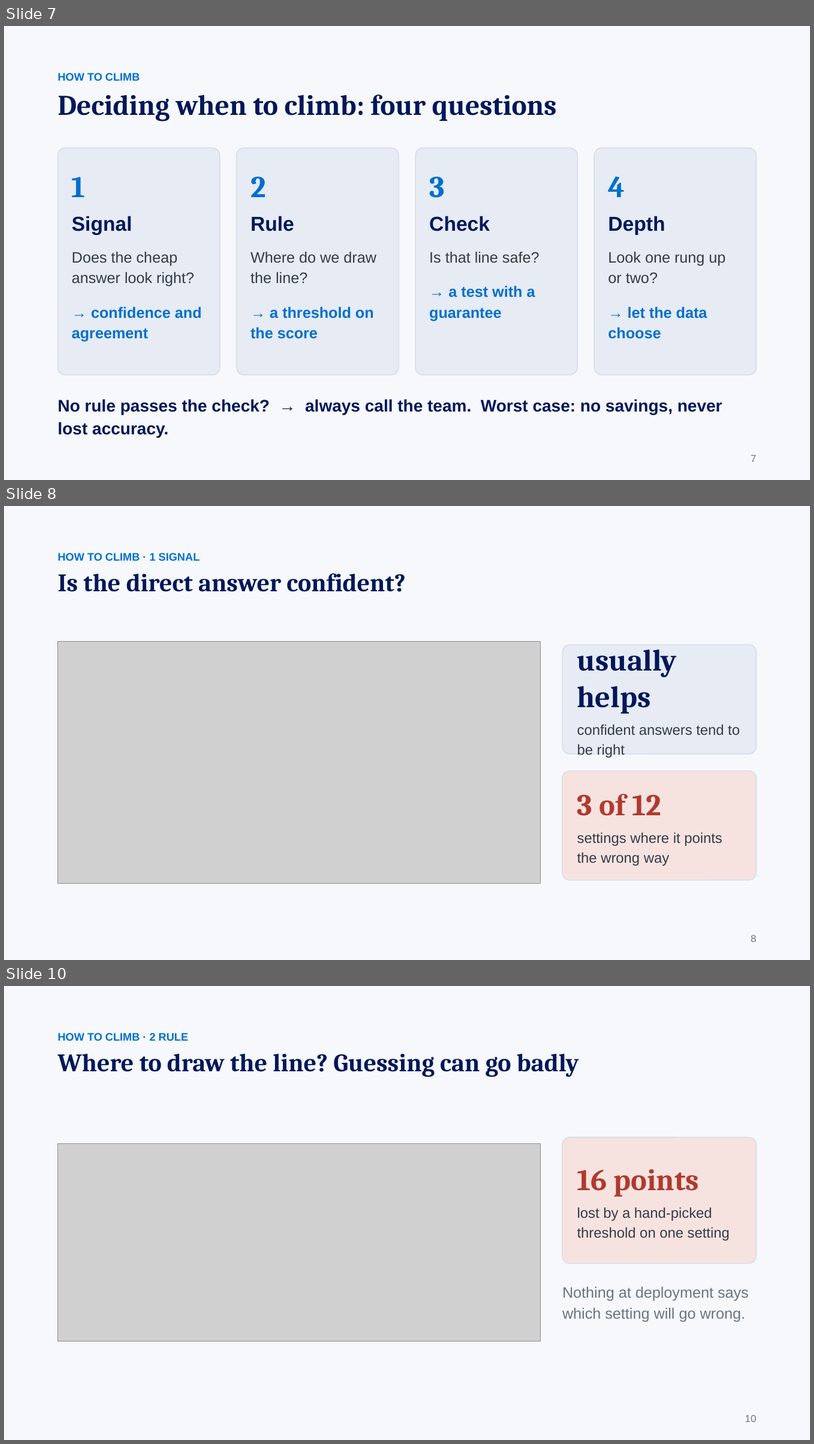
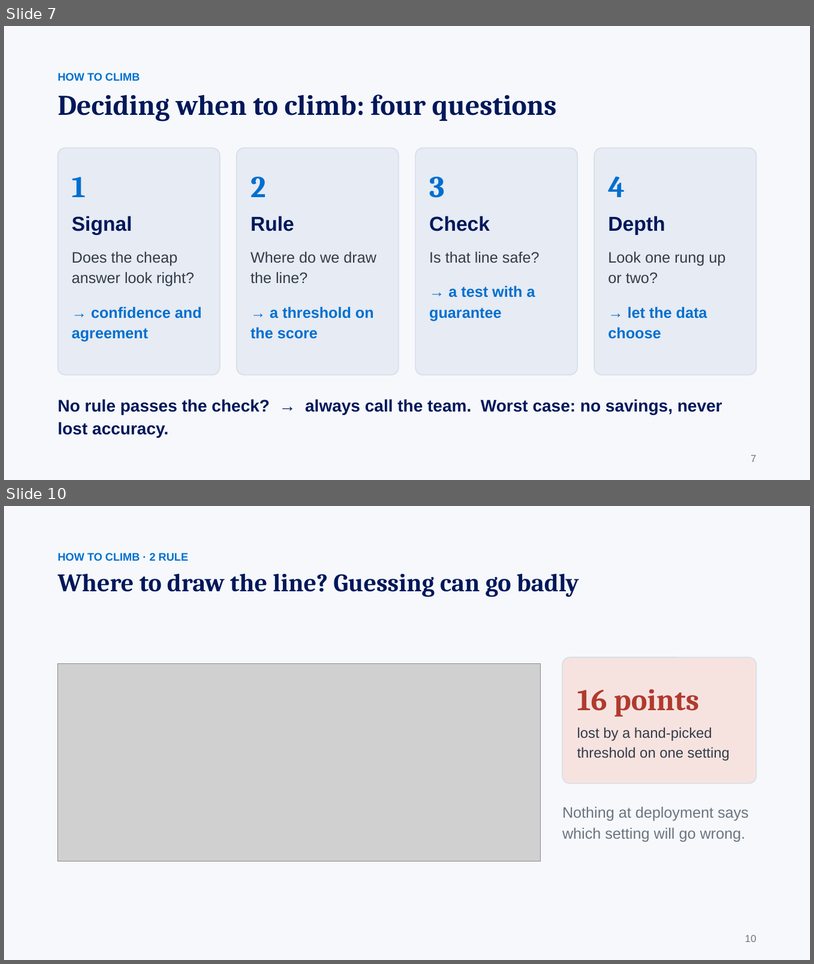
Before and after one commit to gaoj21/tokenbank, a slide deck: slides/CLIMB_talk.pptx. Shown one above the other, each under a label of ours: slides 7, 8 and 10 before the commit, slides 7 and 10 after it; the slides between them are not shown. The pictures are 814x1444 and 814x964 pixels, drawn with LibreOffice and Linux fonts; fonts in the diff are those of the drawing; grey boxes stand for pictures. Boxes give left, top, right and bottom in pixels: in the first picture for what was removed or moved away, otherwise in the second. Text is boxed around its words. In the diff, an @@ line names an element or a change of style, - is before the commit and + after.

```diff
--- a/slides/CLIMB_talk.pptx
+++ b/slides/CLIMB_talk.pptx
@@ slide 8 removed at box(4, 506, 810, 960), background #F6F8FB @@
@@ text removed at box(58, 553, 200, 561) @@
-HOW TO CLIMB · 1 SIGNAL
@@ text removed at box(58, 573, 405, 592) @@
-Is the direct answer confident?
@@ picture removed at box(58, 642, 541, 883) @@
@@ rounded rectangle removed at box(563, 645, 757, 754) @@
-usually helps
-confident answers tend to be right
@@ rounded rectangle removed at box(563, 771, 757, 880) @@
-3 of 12
-settings where it points the wrong way
@@ text removed at box(751, 934, 756, 942) @@
-8
```
Also in this commit, not shown: 2 slides added, 1 other slide removed, 4 other files.
